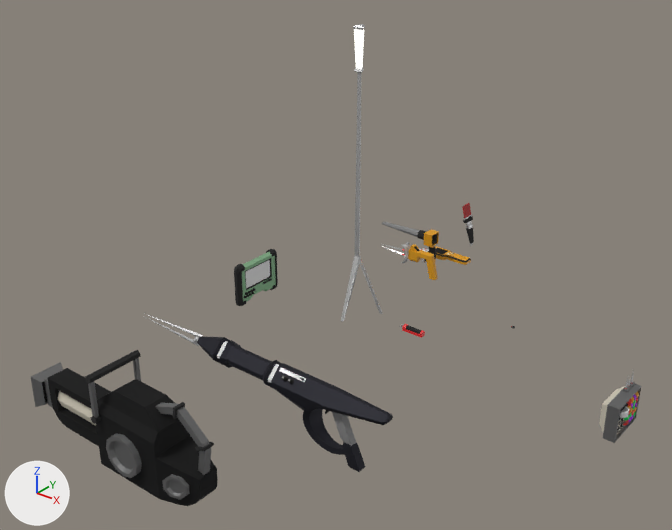
The Blender file project/assets/models/entities.blend, before and after one commit.
One viewpoint serves both versions: a 50 mm camera at (36.0, -47.4, 32.6) aimed at (2.5, -5.6, 6.7). Every picture has the same lights, and +X, +Y and +Z are marked at lower left.

Script lines for the objects in view, before the commit:
```python
ob_cube_001 = bpy.data.objects.new('Cube.001', me_cube_010)
ob_cube_001.location = (20.0, 0.0, 0.0)
ob_distortiongun = bpy.data.objects.new('DistortionGun', me_distortiongun)
ob_distortiongun.location = (0.0, -10.0, 0.0)
ob_distortiongunscreen = bpy.data.objects.new('DistortionGunScreen', me_distortiongunscreen)
ob_distortiongunscreen.location = (-2.5, -10.78, 0.0)
ob_distortiongunswitch = bpy.data.objects.new('DistortionGunSwitch', me_distortiongunswitch)
ob_distortiongunswitch.location = (0.0, -10.0, 0.0)
ob_egometer = bpy.data.objects.new('Egometer', me_egometer)
ob_egometer.location = (-10.0, 0.0, 0.0)
ob_lightstick = bpy.data.objects.new('Lightstick', me_lightstick)
ob_lightstick.location = (0.0, 0.0, 0.0)
ob_magnetometer = bpy.data.objects.new('Magnetometer', me_magnetometer)
ob_magnetometer.location = (0.0, 10.0, 0.0)
ob_raygun1 = bpy.data.objects.new('RayGun1', me_raygun1)
ob_raygun1.location = (0.0, 8.0, 0.0)
ob_redcell = bpy.data.objects.new('RedCell', me_redcell)
ob_redcell.location = (5.0, 0.0, 0.0)
# also in view: 'NoiseGunHandle' at (-2.2, -20.0, 2.9); 'NoiseGun' at (-1.9, -20.0, 1.0)
```
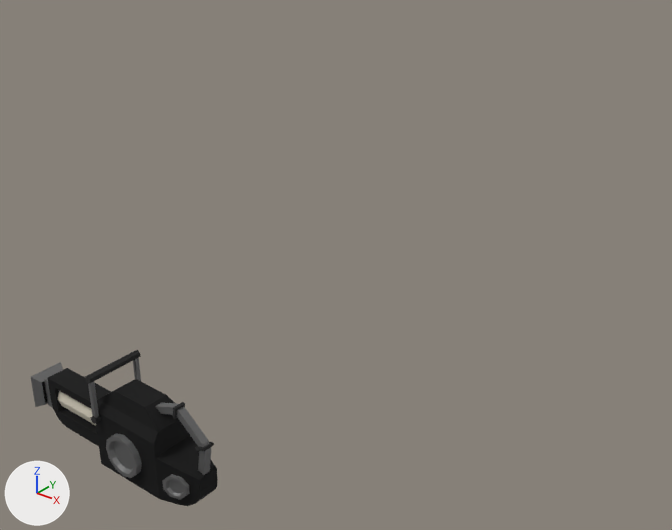
Pixel boxes (x1, y1, x2, y2) of what changed, in the pictures (672 x 530 px):
'DistortionGun', hidden (black): before (144, 313, 393, 472)
'Lightstick', hidden: before (341, 24, 382, 322)
'Egometer', hidden: before (234, 249, 278, 306)
'Cube.001', hidden: before (599, 370, 641, 443)
'RayGun1', hidden: before (382, 242, 438, 280)
'Magnetometer', hidden: before (382, 222, 439, 261)
'DistortionGunScreen', hidden (black): before (227, 352, 262, 379)
'EMMeter', hidden: before (420, 246, 471, 265)
'Cube', hidden: before (462, 203, 474, 246)
'Grid', hidden: before (623, 391, 639, 426)
'RedCell', hidden: before (399, 324, 425, 338)
'CylDialOuter', hidden: before (620, 407, 629, 418)
'CylDialInner', hidden: before (621, 407, 628, 412)
'NoiseGun', unchanged, covered by the edit: before (31, 362, 218, 506); after (31, 362, 214, 500)
'NoiseGunHull', unchanged, uncovered by the edit: after (47, 368, 218, 506)

The change in detail:
Object 'Lightstick' (ob_lightstick) is now hidden.
Object 'EMMeter' (ob_emmeter) is now hidden.
Object 'RedCell' (ob_redcell) is now hidden.
Object 'RayGun1' (ob_raygun1) is now hidden.
Object 'DistortionGun' (ob_distortiongun) is now hidden.
Object 'DistortionGunScreen' (ob_distortiongunscreen) is now hidden.
Object 'DistortionGunSwitch' (ob_distortiongunswitch) is now hidden.
Object 'Magnetometer' (ob_magnetometer) is now hidden.
Object 'Egometer' (ob_egometer) is now hidden.
Object 'Cube' (ob_cube) is now hidden.
Object 'Cube.001' (ob_cube_001) is now hidden.
Object 'CylDialInner' (ob_cyldialinner) is now hidden.
Object 'CylDialOuter' (ob_cyldialouter) is now hidden.
Object 'Grid' (ob_grid) is now hidden.
Object 'Cube.002' (ob_cube_002) is now hidden.
Object 'Cube.003' (ob_cube_003) is now hidden.
Object 'Cube.004' (ob_cube_004) is now hidden.
Object 'Cube.005' (ob_cube_005) is now hidden.
Object 'Cube.006' (ob_cube_006) is now hidden.
Object 'Cube.007' (ob_cube_007) is now hidden.
